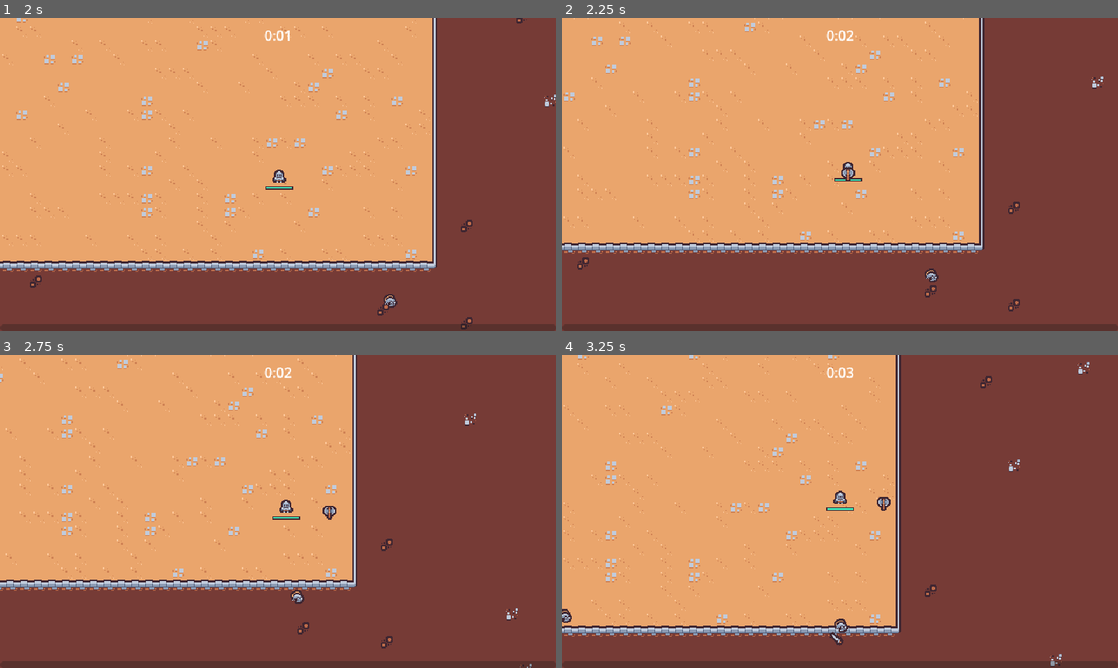
Above: before the commit, frames 1-4 (two rows, left to right).
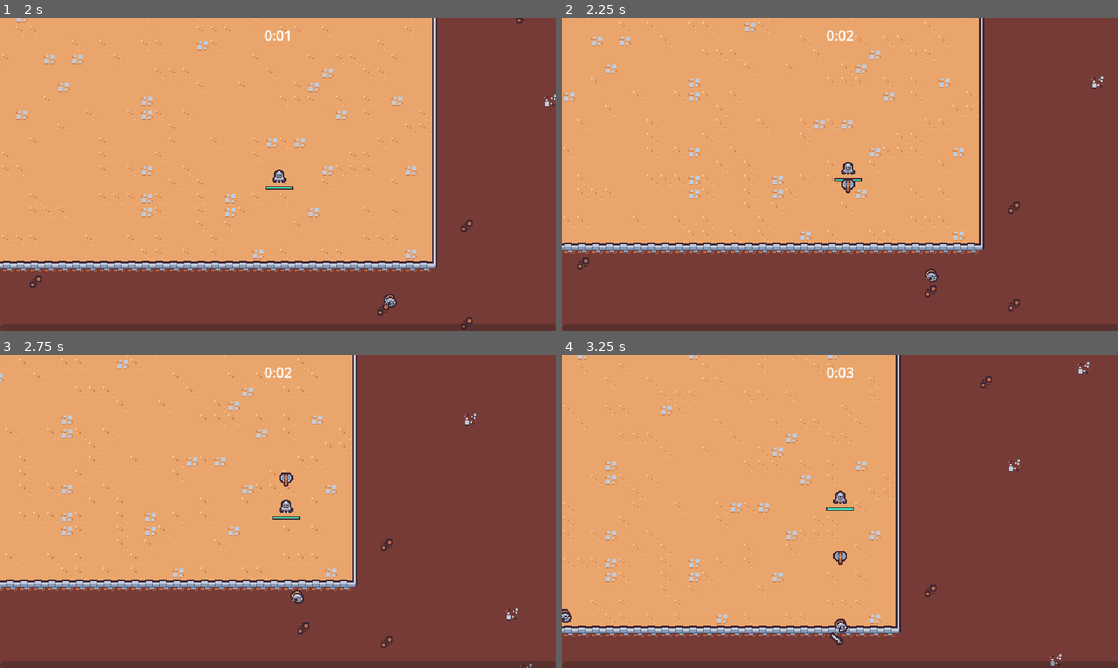
Above: after the commit, the same moments.

Repository: emyasnikov/2d-survivor-course
Game: Godot game, scene res://scenes/main/main.tscn
Two runs of this game, one before a commit and one after it. Both use one fixed random seed, a clock stepped at 60 frames per second and the inputs below.
Inputs (mouse positions are in pixels of both pictures, inside the frame that each line leads up to):
- Up to frame 1 (2 s): move the mouse to (400, 158) at 0.52 s; press the mouse at (400, 158) at 0.53 s; hold D (move_right) 0.53-1.28 s; move the mouse to (166, 190) at 1.27 s; release the mouse at (166, 190) at 1.28 s; hold S (move_down) from 1.28 s (still down); click (166, 190) at 1.35 s
- Up to frame 2 (2.25 s): move the mouse to (895, 105) at 2.02 s; release S (move_down) at 2.03 s; press the mouse at (895, 105) at 2.03 s; hold D (move_right) from 2.03 s (still down)
- Up to frame 3 (2.75 s): keep holding D (move_right)
- Up to frame 4 (3.25 s): move the mouse to (812, 574) at 2.77 s; release D (move_right) at 2.78 s; release the mouse at (812, 574) at 2.78 s; hold W (move_up) from 2.78 s (still down); click (812, 574) at 2.85 s

Frame 1 is identical in both runs. In frame 2, 0.1% of the frame differs, in the area x 50-53%, y 47-56%; in frame 3, 0.2%; in frame 4, 0.2%, in the area x 48-60%, y 45-68%.

Commit message:
Fixed issue with tween animation.

Diff:
--- a/scenes/abilities/axe_ability/axe_ability.gd
+++ b/scenes/abilities/axe_ability/axe_ability.gd
@@ -7,7 +7,7 @@
 func _ready():
     var tween = create_tween()
 
-    tween.tween_method(tween_method, 0, 2, 2)
+    tween.tween_method(tween_method, 0.0, 2.0, 2.0)
 
 
 func tween_method(rotations: float):
